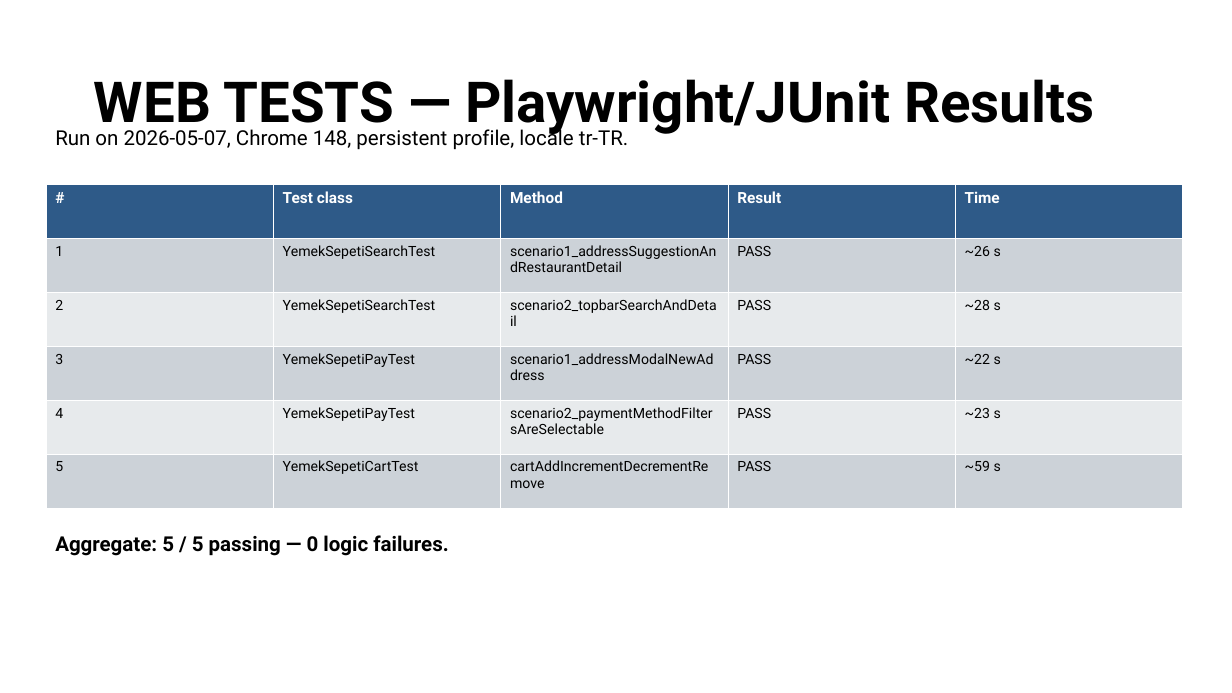
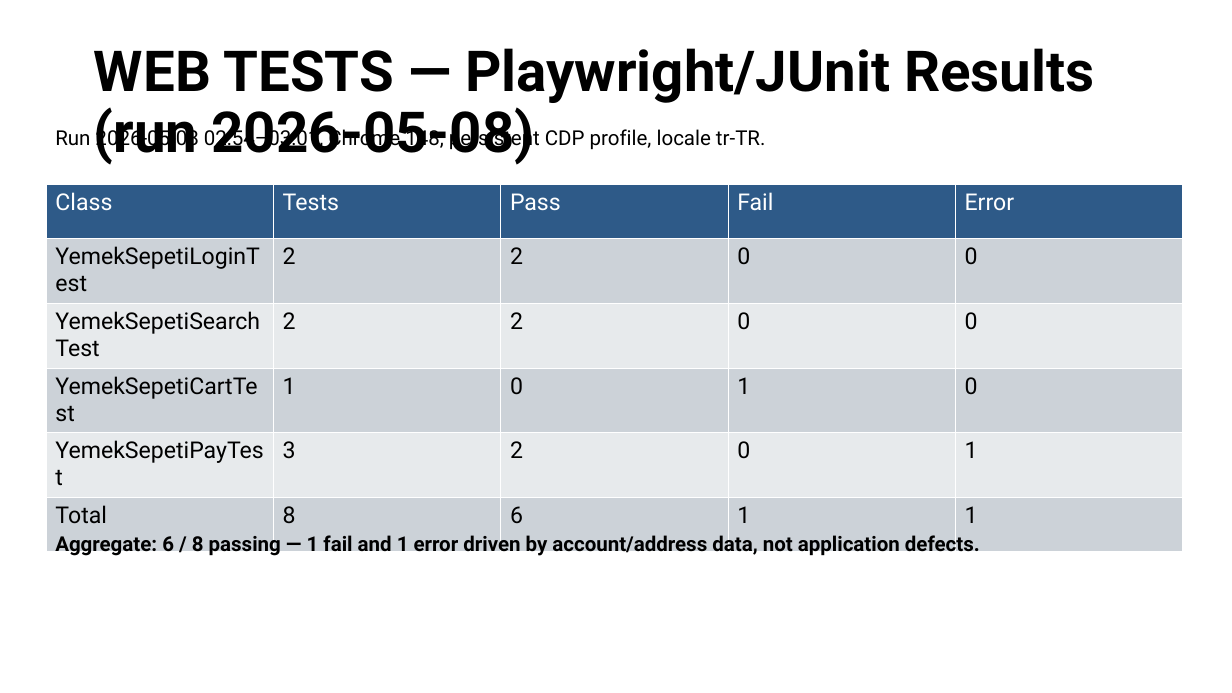
Before and after one commit to SE2226-YU-Spring/TestingProject, a slide deck: slide 13 of docs/Presentation.pptx. Drawn at 1232x693 pixels with LibreOffice and Linux fonts; fonts in the diff are those of the drawing. Boxes give left, top, right and bottom in pixels: in the first picture for what was removed or moved away, otherwise in the second. Text is boxed around its words. In the diff, an @@ line names an element or a change of style, - is before the commit and + after.

```diff
--- a/docs/Presentation.pptx
+++ b/docs/Presentation.pptx
@@ title at box(94, 48, 1094, 165): text changed @@
-WEB TESTS — Playwright/JUnit Results
+WEB TESTS — Playwright/JUnit Results (run 2026-05-08)
@@ text at box(55, 126, 765, 151): text changed @@
-Run on 2026-05-07, Chrome 148, persistent profile, locale tr-TR.
+Run 2026-05-08 02:54–03:01, Chrome 148, persistent CDP profile, locale tr-TR.
@@ table at box(46, 185, 1183, 528) @@
-row 1: # | Test class | Method | Result | Time
+row 1: Class | Tests | Pass | Fail | Error
-row 2: 1 | YemekSepetiSearchTest | scenario1_addressSuggestionAndRestaurantDetail | PASS | ~26 s
+row 2: YemekSepetiLoginTest | 2 | 2 | 0 | 0
-row 3: 2 | YemekSepetiSearchTest | scenario2_topbarSearchAndDetail | PASS | ~28 s
+row 3: YemekSepetiSearchTest | 2 | 2 | 0 | 0
-row 4: 3 | YemekSepetiPayTest | scenario1_addressModalNewAddress | PASS | ~22 s
+row 4: YemekSepetiCartTest | 1 | 0 | 1 | 0
-row 5: 4 | YemekSepetiPayTest | scenario2_paymentMethodFiltersAreSelectable | PASS | ~23 s
+row 5: YemekSepetiPayTest | 3 | 2 | 0 | 1
-row 6: 5 | YemekSepetiCartTest | cartAddIncrementDecrementRemove | PASS | ~59 s
+row 6: Total | 8 | 6 | 1 | 1
@@ text at box(55, 532, 980, 557): text changed @@
-Aggregate: 5 / 5 passing — 0 logic failures.
+Aggregate: 6 / 8 passing — 1 fail and 1 error driven by account/address data, not application defects.
```
Also in this commit, not shown: 9 other slides changed, 1 slide added, 1 slide removed, 21 other files.
